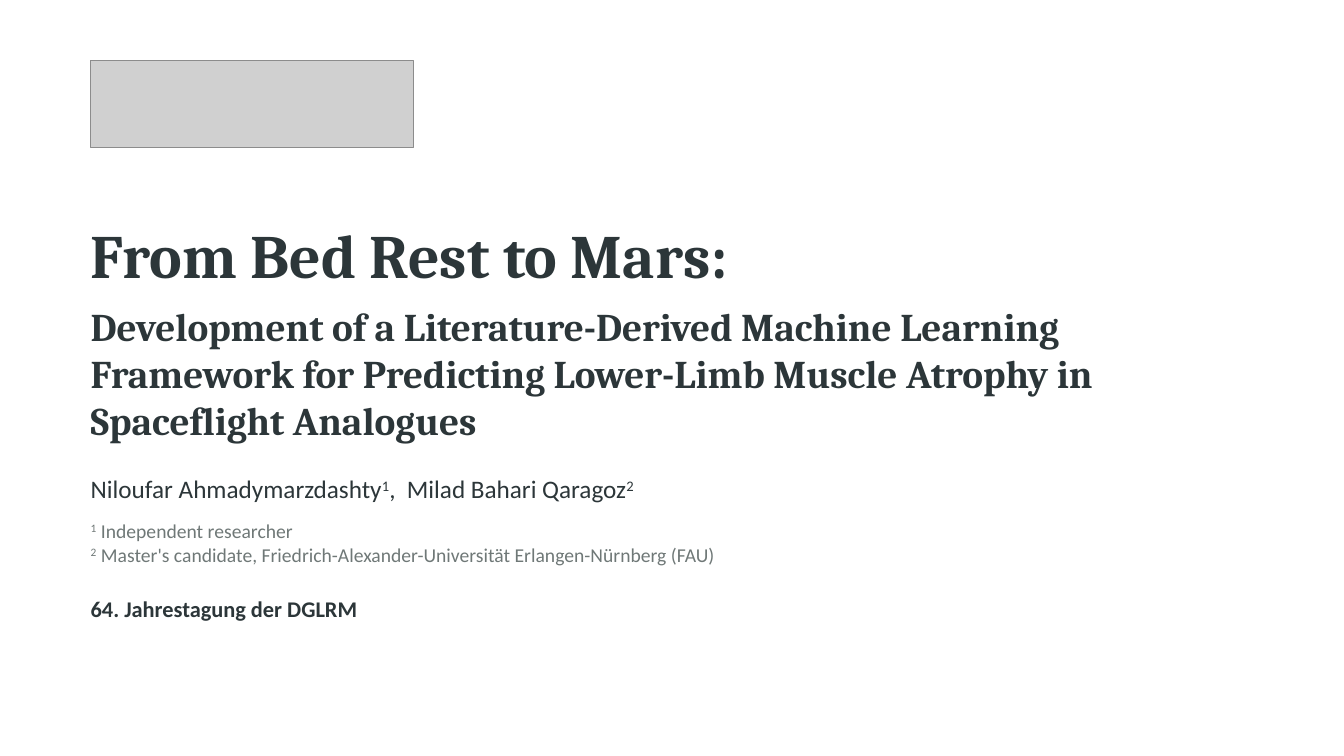
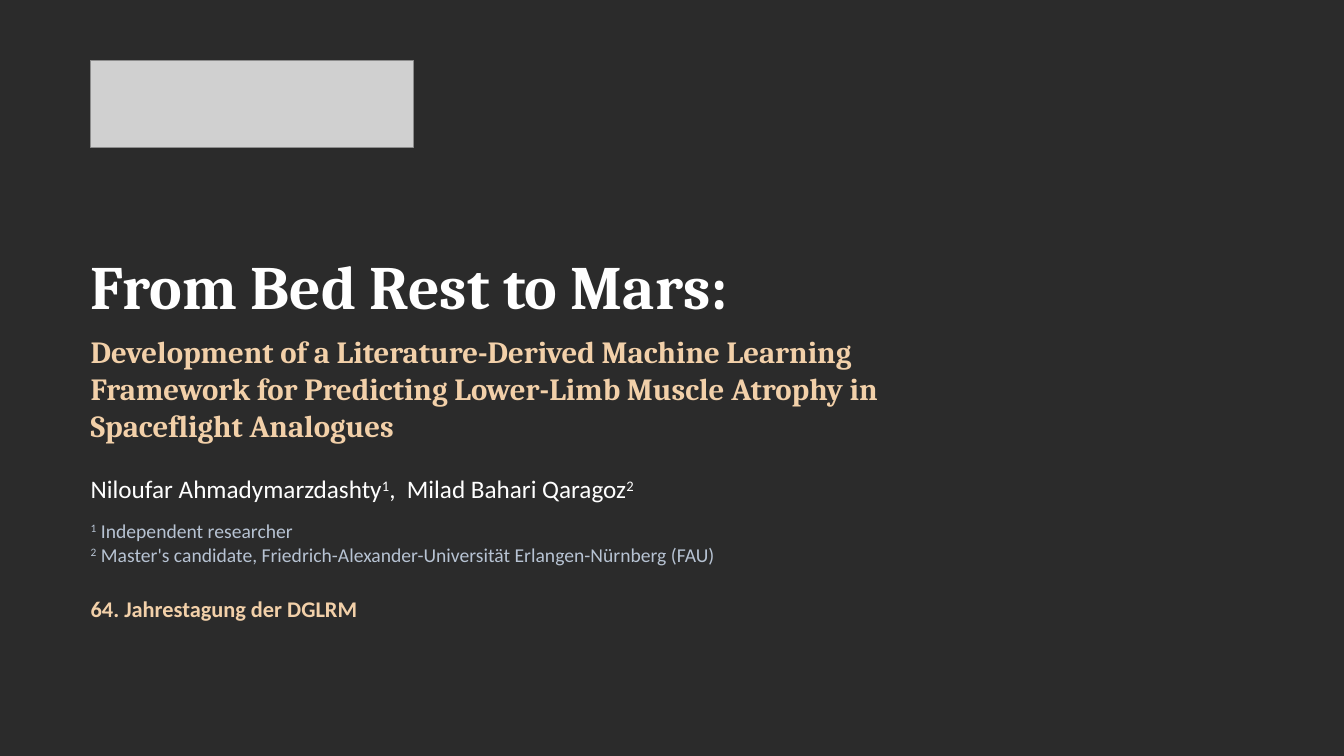
Before and after one commit to MiladBahariQaragoz/BedrestToMars, a slide deck: slide 1 of presentation/bed-rest-to-mars-talk.pptx. Drawn at 1344x756 pixels with LibreOffice and Linux fonts; fonts in the diff are those of the drawing; grey boxes stand for pictures; background and template pictures are left out; a plain dark background stands for a picture behind light text. Boxes give left, top, right and bottom in pixels: in the first picture for what was removed or moved away, otherwise in the second. Text is boxed around its words. In the diff, an @@ line names an element or a change of style, - is before the commit and + after.

```diff
--- a/presentation/bed-rest-to-mars-talk.pptx
+++ b/presentation/bed-rest-to-mars-talk.pptx
@@ background #FFFFFF to picture (left out) @@
@@ text "From Bed Rest to Mars:" at bbox=[91, 266, 878, 444]: text colour #2C3639 to #FFFFFF in "From Bed Rest to Mars:"; size 28 to 22 pt, text colour #2C3639 to #F2D0A9 in "Development of a Literature-Derived Machine Learning Framewo ..." @@
@@ text "Niloufar Ahmadymarzdashty1, Milad Bahari Qaragoz2" at bbox=[91, 480, 537, 498]: text colour #2C3639 to #FFFFFF @@
@@ text "1 Independent researcher" at bbox=[91, 524, 714, 566]: text colour #6F7877 to #B7C3D3 @@
@@ text "64. Jahrestagung der DGLRM" at bbox=[91, 601, 357, 621]: text colour #2C3639 to #F2D0A9 @@
```
Also in this commit, not shown: 17 other slides changed, 17 other files.
